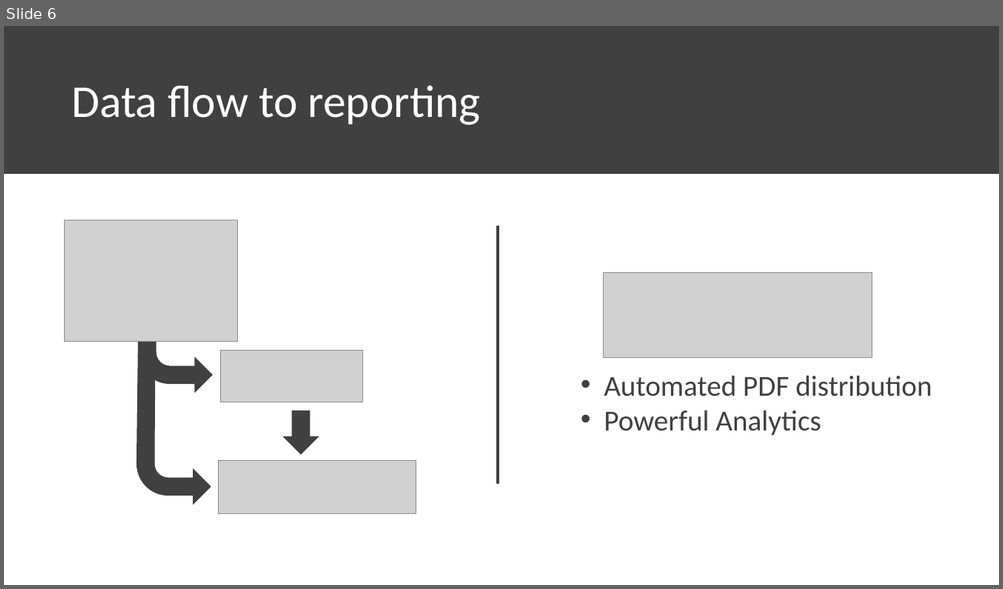
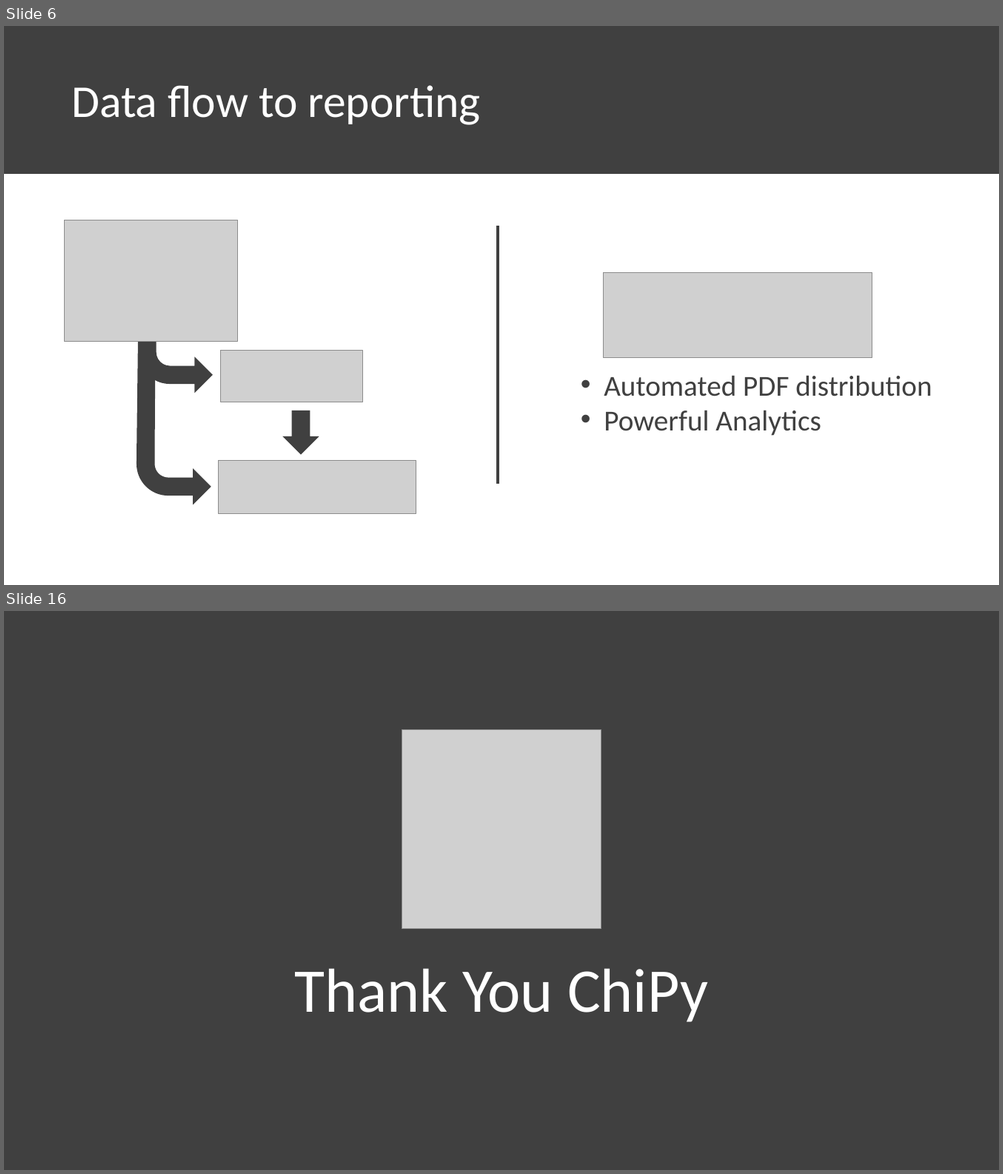
Before and after one commit to chrisluedtke/talks, a slide deck: 2018-06-14-ChiPy/Presentation.pptx. Shown one above the other, each under a label of ours: slide 6 before the commit, slides 6 and 16 after it; the slides between them are not shown. The pictures are 1003x589 and 1003x1174 pixels, drawn with LibreOffice and Linux fonts; fonts in the diff are those of the drawing; grey boxes stand for pictures. Boxes give left, top, right and bottom in pixels: in the first picture for what was removed or moved away, otherwise in the second. Text is boxed around its words. In the diff, an @@ line names an element or a change of style, - is before the commit and + after.

```diff
--- a/2018-06-14-ChiPy/Presentation.pptx
+++ b/2018-06-14-ChiPy/Presentation.pptx
@@ slide 16 added at [4,611,999,1170], background #FFFFFF @@
@@ rectangle added at [4,611,999,1170], fill #404040, outline #404040 1 pt @@
@@ picture added at [401,730,601,930] @@
@@ text added at [295,968,708,1022], 60 pt, text #FFFFFF @@
+Thank You ChiPy
```
Also in this commit, not shown: 3 slides changed, 7 other slides added, 1 other file.
